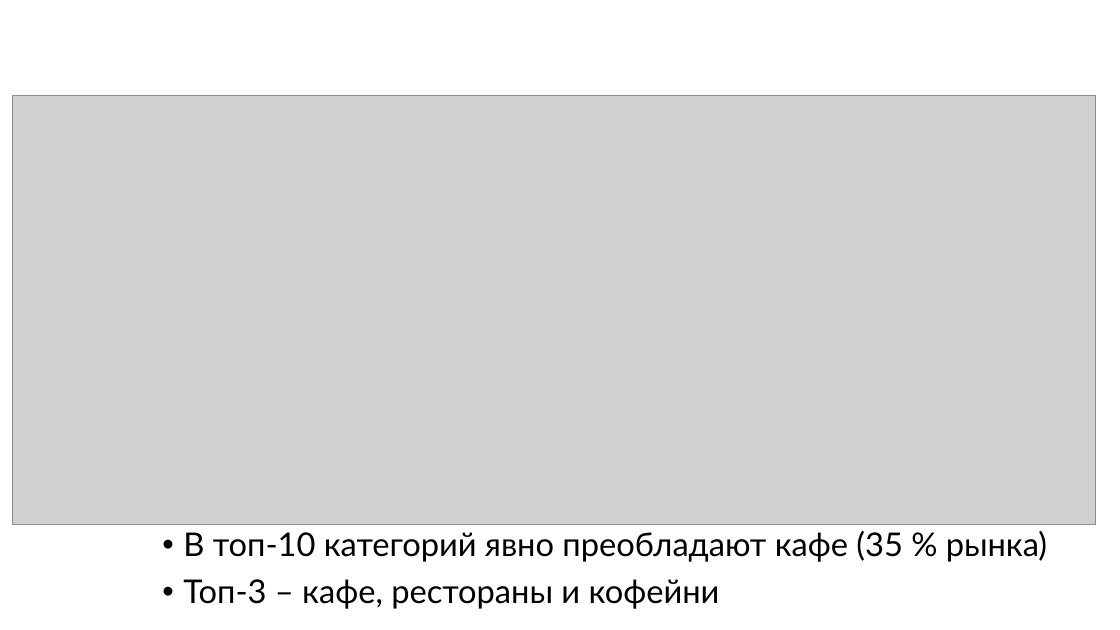
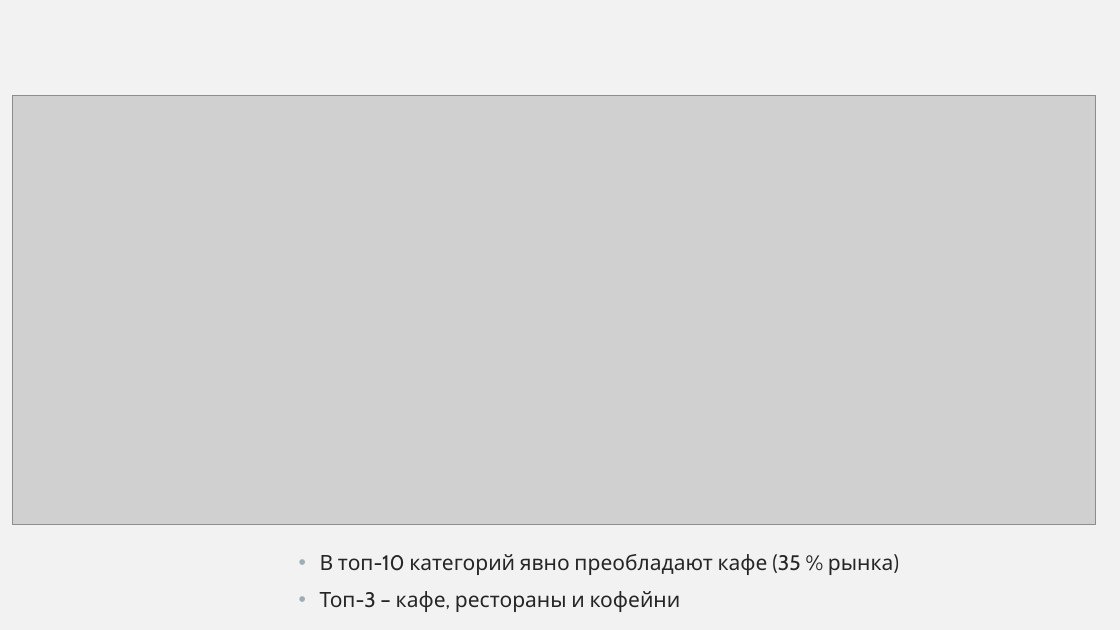
Before and after one commit to PHILIPP111007/masters_degree_Roshchin_M25-555, a slide deck: slide 15 of BI/moscow_places/moscow_places_hw.pptx. Drawn at 1120x630 pixels with LibreOffice and Linux fonts; fonts in the diff are those of the drawing; grey boxes stand for pictures. Boxes give left, top, right and bottom in pixels: in the first picture for what was removed or moved away, otherwise in the second. Text is boxed around its words. In the diff, an @@ line names an element or a change of style, - is before the commit and + after.

```diff
--- a/BI/moscow_places/moscow_places_hw.pptx
+++ b/BI/moscow_places/moscow_places_hw.pptx
@@ background #FFFFFF to #F2F2F2 @@
@@ text "В топ-10 категорий явно преобладают ..." moved from (x1=183, y1=531, x2=1047, y2=609) to (x1=320, y1=554, x2=893, y2=612) @@
@@ text "В топ-10 категорий явно преобладают ..." at (x1=320, y1=554, x2=893, y2=612): size 28 to 18 pt, font Lato to Cabin, text colour #000000 to #262626; line spacing 0.9 to 1 @@
```
Also in this commit, not shown: 23 other slides changed, 1 other file.
